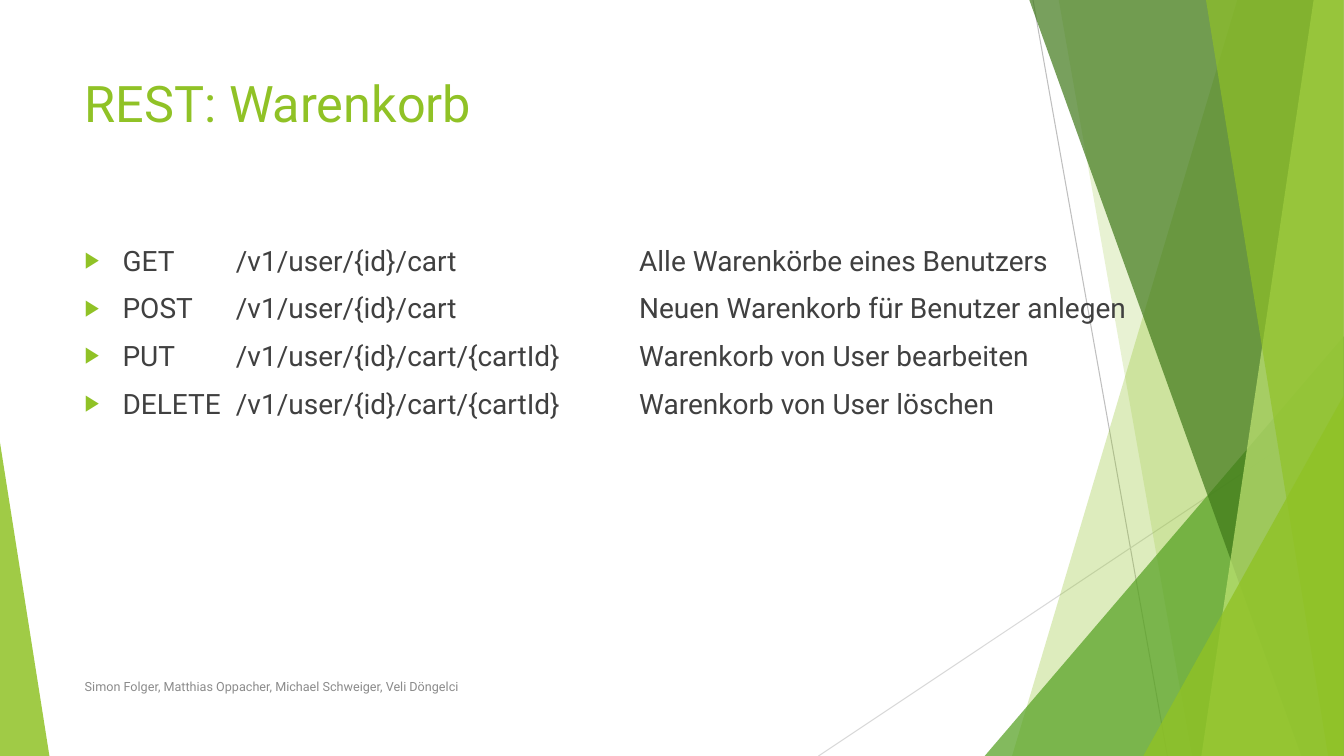
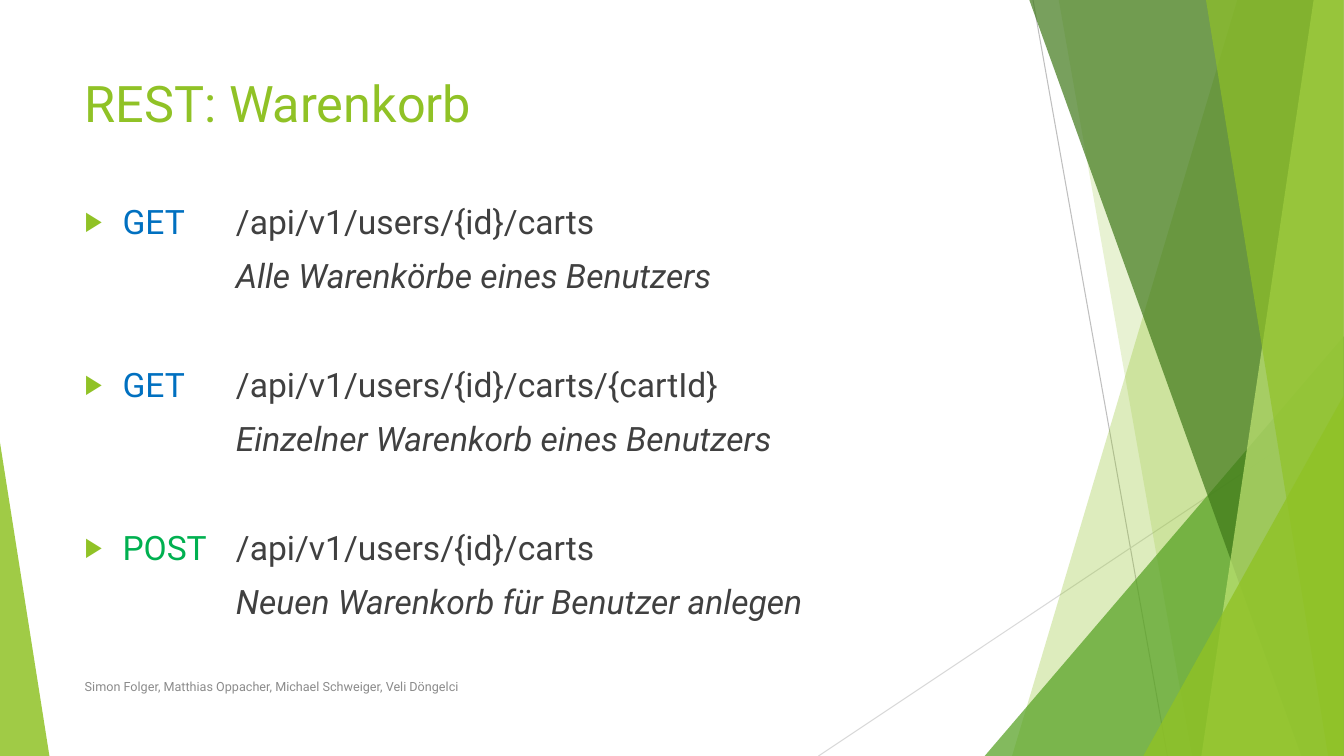
Before and after one commit to michaelschweiger90/artikelverwaltung, a slide deck: slide 7 of Dokumente/Präsentationen/Webservices 01.07.pptx (slide 6 before the commit). Drawn at 1344x756 pixels with LibreOffice and Linux fonts; fonts in the diff are those of the drawing. Boxes give left, top, right and bottom in pixels: in the first picture for what was removed or moved away, otherwise in the second. Text is boxed around its words. In the diff, an @@ line names an element or a change of style, - is before the commit and + after.

```diff
--- a/Dokumente/Präsentationen/Webservices 01.07.pptx
+++ b/Dokumente/Präsentationen/Webservices 01.07.pptx
@@ text at (123, 208, 802, 621): text changed; size 20 to 24 pt; italic on @@
-▶ GET /v1/user/{id}/cart Alle Warenkörbe eines Benutzers
-▶ POST /v1/user/{id}/cart Neuen Warenkorb für Benutzer anlegen
-▶ PUT /v1/user/{id}/cart/{cartId} Warenkorb von User bearbeiten
-▶ DELETE /v1/user/{id}/cart/{cartId} Warenkorb von User löschen
+▶ GET /api/v1/users/{id}/carts
+Alle Warenkörbe eines Benutzers
+▶ GET /api/v1/users/{id}/carts/{cartId}
+Einzelner Warenkorb eines Benutzers
+▶ POST /api/v1/users/{id}/carts
+Neuen Warenkorb für Benutzer anlegen
```
Also in this commit, not shown: 5 other slides changed, 8 slides added, 1 slide removed.
